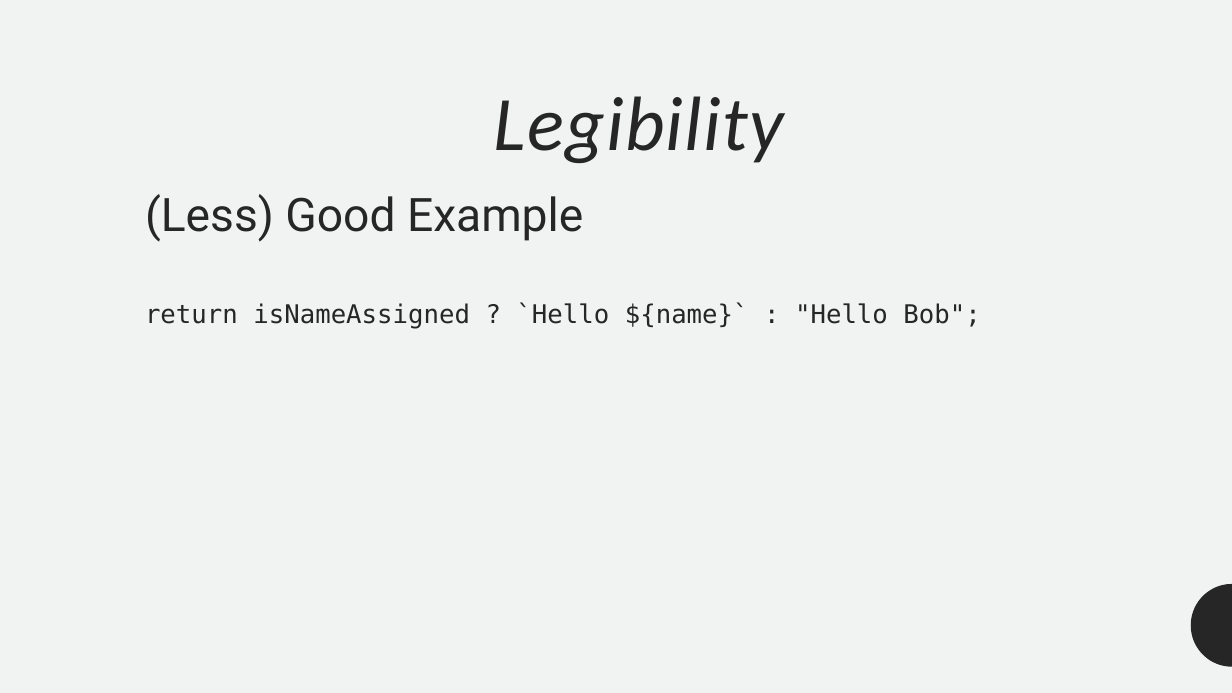
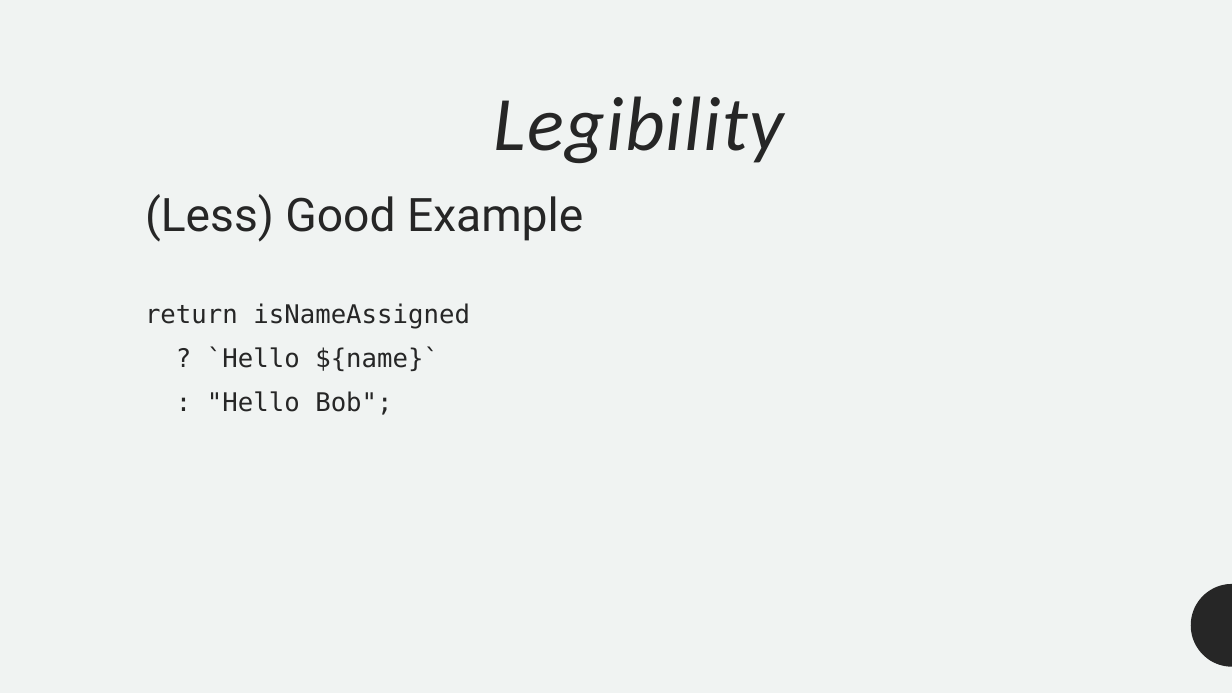
Before and after one commit to ofer987/presentations, a slide deck: slide 7 of code_review.pptx (slide 8 before the commit). Drawn at 1232x693 pixels with LibreOffice and Linux fonts; fonts in the diff are those of the drawing. Boxes give left, top, right and bottom in pixels: in the first picture for what was removed or moved away, otherwise in the second. Text is boxed around its words. In the diff, an @@ line names an element or a change of style, - is before the commit and + after.

```diff
--- a/code_review.pptx
+++ b/code_review.pptx
@@ text at [145, 303, 470, 415]: text changed @@
-return isNameAssigned ? `Hello ${name}` : "Hello Bob";
+return isNameAssigned
+? `Hello ${name}`
+: "Hello Bob";
```
Also in this commit, not shown: 1 slide added.
